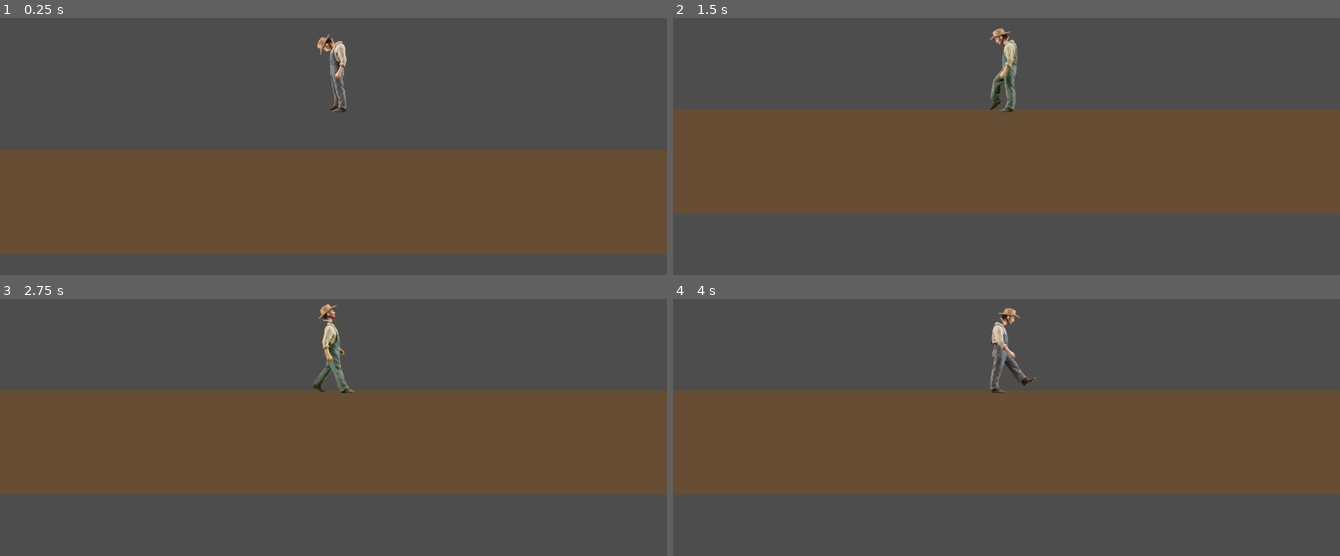
Above: before the commit, frames 1-4 (two rows, left to right).
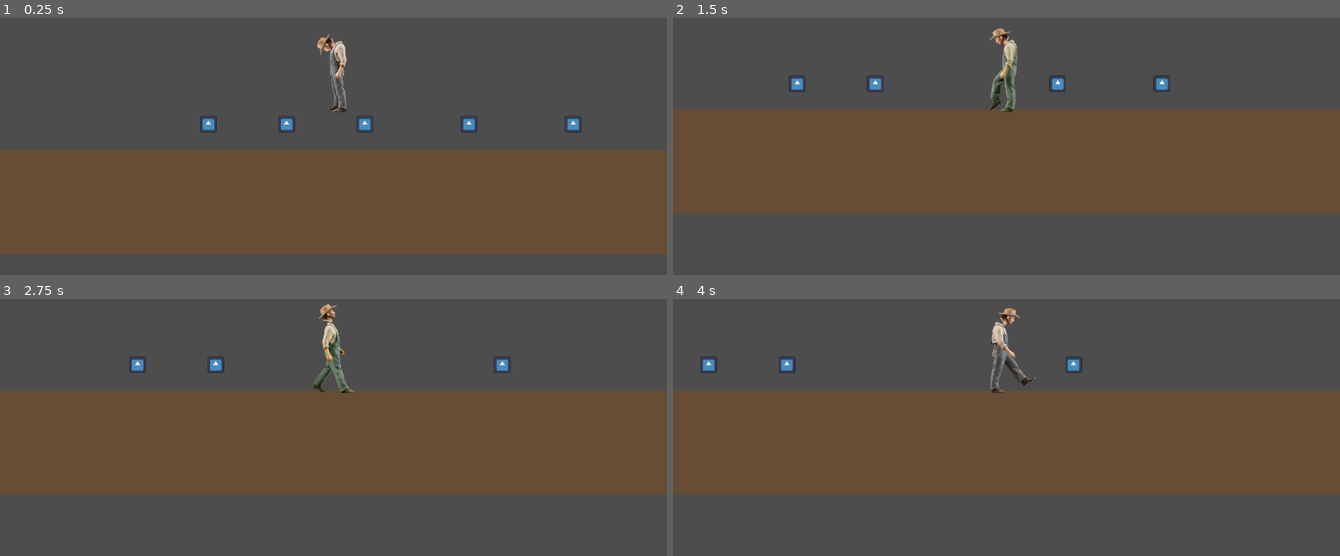
Above: after the commit, the same moments.

Repository: LouisZCode/mechanics_tests
Game: Godot game, scene res://scenes/main.tscn
Two runs of this game, one before a commit and one after it. Both use one fixed random seed, a clock stepped at 60 frames per second and the inputs below. The engine's default icon, where the game draws it, is replaced by a stand-in: a white triangle on a blue panel in a dark square.
Inputs (mouse positions are in pixels of both pictures, inside the frame that each line leads up to):
- Up to frame 1 (0.25 s): no input
- Up to frame 2 (1.5 s): move the mouse to (1153, 95) at 0.52 s; hold Right (ui_right) from 0.53 s (still down); tap F (interact, bound only after the commit) at 0.6, 1.35 s; move the mouse to (873, 136) at 1.27 s
- Up to frame 3 (2.75 s): move the mouse to (400, 304) at 2.02 s; release Right (ui_right) at 2.03 s; hold Left (ui_left) from 2.03 s (still down); tap F (interact, bound only after the commit) at 2.1 s
- Up to frame 4 (4 s): move the mouse to (973, 478) at 2.77 s; release Left (ui_left) at 2.78 s; hold Right (ui_right) from 2.78 s (still down); tap F (interact, bound only after the commit) at 2.85, 3.6 s; move the mouse to (1206, 458) at 3.52 s

The runs differ from the first frame. In frame 1, 0.5% of the frame differs, in the area x 30-88%, y 38-45%; in frame 2, 0.4%; in frame 3, 0.3%; in frame 4, 0.3%.

Commit message:
feature: Base Item Pickup Mechanic done

Diff:
--- a/project.godot
+++ b/project.godot
@@ -64,6 +64,12 @@
 "events": [Object(InputEventKey,"resource_local_to_scene":false,"resource_name":"","device":-1,"window_id":0,"alt_press …(192 unchanged characters)…
 ]
 }
+interact={
+"deadzone": 0.2,
+"events": [Object(InputEventKey,"resource_local_to_scene":false,"resource_name":"","device":-1,"window_id":0,"alt_pressed":false,"shift_pressed":false,"ctrl_pressed":false,"meta_pressed":false,"pressed":false,"keycode":0,"physical_keycode":70,"key_label":0,"unicode":102,"location":0,"echo":false,"script":null)
+, Object(InputEventJoypadButton,"resource_local_to_scene":false,"resource_name":"","device":0,"button_index":0,"pressure":0.0,"pressed":false,"script":null)
+]
+}
 
 [rendering]
 
--- a/scenes/main.tscn
+++ b/scenes/main.tscn
@@ -1,6 +1,7 @@
-[gd_scene load_steps=2 format=3 uid="uid://be6q7jfn843n8"]
+[gd_scene load_steps=3 format=3 uid="uid://be6q7jfn843n8"]
 
 [ext_resource type="PackedScene" uid="uid://6s6offppodr7" path="res://scenes/player.tscn" id="1_player"]
+[ext_resource type="PackedScene" uid="uid://bq6j7r8s9t4u2" path="res://scenes/pickable_item.tscn" id="2_pickable_item"]
 
 [node name="main" type="Node2D"]
 
@@ -37,3 +38,18 @@
 
 [node name="Player" parent="." instance=ExtResource("1_player")]
 position = Vector2(640, 400)
+
+[node name="PickableItem1" parent="." instance=ExtResource("2_pickable_item")]
+position = Vector2(400, 450)
+
+[node name="PickableItem2" parent="." instance=ExtResource("2_pickable_item")]
+position = Vector2(700, 450)
+
+[node name="PickableItem3" parent="." instance=ExtResource("2_pickable_item")]
+position = Vector2(900, 450)
+
+[node name="PickableItem4" parent="." instance=ExtResource("2_pickable_item")]
+position = Vector2(550, 450)
+
+[node name="PickableItem5" parent="." instance=ExtResource("2_pickable_item")]
+position = Vector2(1100, 450)
--- /dev/null
+++ b/scenes/pickable_item.tscn
@@ -0,0 +1,19 @@
+[gd_scene load_steps=3 format=3 uid="uid://bq6j7r8tat4u2"]
+
+[ext_resource type="Script" path="res://scripts/pickable_item.gd" id="1_pickable_script"]
+[ext_resource type="Texture2D" uid="uid://da6yytu5q3gyt" path="res://icon.svg" id="2_icon"]
+
+[sub_resource type="CircleShape2D" id="CircleShape2D_item"]
+radius = 30.0
+
+[node name="PickableItem" type="Area2D"]
+collision_layer = 4
+collision_mask = 0
+script = ExtResource("1_pickable_script")
+
+[node name="Sprite2D" type="Sprite2D" parent="."]
+scale = Vector2(0.25, 0.25)
+texture = ExtResource("2_icon")
+
+[node name="CollisionShape2D" type="CollisionShape2D" parent="."]
+shape = SubResource("CircleShape2D_item")
--- a/scenes/player.tscn
+++ b/scenes/player.tscn
@@ -10,6 +10,7 @@
 [ext_resource type="Texture2D" uid="uid://dfyuu16n3yslf" path="res://assets/player_assets/arm_sprite.png" id="7_arm"]
 [ext_resource type="Script" path="res://scripts/mechanics/movement_mechanic.gd" id="8_movement_mechanic"]
 [ext_resource type="Script" path="res://scripts/mechanics/gravity_mechanic.gd" id="9_gravity_mechanic"]
+[ext_resource type="Script" path="res://scripts/mechanics/gathering_mechanic.gd" id="10_gathering_mechanic"]
 
 [sub_resource type="AtlasTexture" id="AtlasTexture_ur7pv"]
 atlas = ExtResource("4_running")
@@ -524,6 +525,9 @@
 [sub_resource type="RectangleShape2D" id="RectangleShape2D_collision"]
 size = Vector2(50, 200)
 
+[sub_resource type="CircleShape2D" id="CircleShape2D_itemdetection"]
+radius = 100.0
+
 [node name="Player" type="CharacterBody2D"]
 script = ExtResource("1_player_script")
 
@@ -561,3 +565,14 @@
 
 [node name="GravityMechanic" type="Node" parent="."]
 script = ExtResource("9_gravity_mechanic")
+
+[node name="GatheringMechanic" type="Node" parent="."]
+script = ExtResource("10_gathering_mechanic")
+
+[node name="ItemDetectionArea" type="Area2D" parent="."]
+collision_layer = 0
+collision_mask = 4
+
+[node name="CollisionShape2D" type="CollisionShape2D" parent="ItemDetectionArea"]
+position = Vector2(0, -100)
+shape = SubResource("CircleShape2D_itemdetection")
--- /dev/null
+++ b/scripts/mechanics/gathering_mechanic.gd
@@ -0,0 +1,124 @@
+class_name GatheringMechanic
+extends Node
+
+## Handles gathering/picking up items in the world
+
+signal item_gathered(item_type: String, quantity: int)
+signal nearest_item_changed(item: Area2D)
+
+@export var gather_range = 100.0
+@export var gather_cooldown = 0.2
+
+var player: CharacterBody2D
+var detection_area: Area2D
+var nearby_items: Array[Area2D] = []
+var nearest_item: Area2D = null
+var cooldown_timer = 0.0
+
+func _ready():
+	player = get_parent() as CharacterBody2D
+	if not player:
+		push_error("GatheringMechanic must be child of CharacterBody2D")
+		return
+
+	# Get the ItemDetectionArea (will be added as sibling)
+	call_deferred("_setup_detection_area")
+
+func _setup_detection_area():
+	detection_area = player.get_node_or_null("ItemDetectionArea")
+	if detection_area:
+		detection_area.area_entered.connect(_on_item_entered)
+		detection_area.area_exited.connect(_on_item_exited)
+	else:
+		push_warning("ItemDetectionArea not found on player. Add it to player.tscn")
+
+func _on_item_entered(area: Area2D):
+	"""Track items that enter detection range"""
+	if area.is_in_group("pickable"):
+		nearby_items.append(area)
+		_update_nearest_item()
+
+func _on_item_exited(area: Area2D):
+	"""Remove items that leave detection range"""
+	if area in nearby_items:
+		nearby_items.erase(area)
+		_update_nearest_item()
+
+func _update_nearest_item():
+	"""Find the closest item to the player"""
+	var previous_nearest = nearest_item
+	nearest_item = null
+	var closest_distance = gather_range
+
+	for item in nearby_items:
+		if not is_instance_valid(item):
+			nearby_items.erase(item)
+			continue
+
+		var distance = player.global_position.distance_to(item.global_position)
+		if distance < closest_distance:
+			closest_distance = distance
+			nearest_item = item
+
+	# Emit signal if nearest item changed
+	if nearest_item != previous_nearest:
+		nearest_item_changed.emit(nearest_item)
+
+func can_activate() -> bool:
+	"""Check if we can gather an item"""
+	return cooldown_timer <= 0.0 and nearest_item != null and is_instance_valid(nearest_item)
+
+func execute(delta: float):
+	"""Main gathering logic - called every frame"""
+	# Update cooldown
+	if cooldown_timer > 0:
+		cooldown_timer -= delta
+
+	# Update nearest item each frame
+	_update_nearest_item()
+
+	# Check for gather input
+	if Input.is_action_just_pressed("interact"):
+		if can_activate():
+			gather_item(nearest_item)
+
+func gather_item(item: Area2D):
+	"""Pick up an item"""
+	if not is_instance_valid(item):
+		return
+
+	# Get item data
+	var item_type = "unknown"
+	var quantity = 1
+
+	if item.has_method("get_item_type"):
+		item_type = item.get_item_type()
+	if item.has_method("get_quantity"):
+		quantity = item.get_quantity()
+
+	# Notify item it's been picked up
+	if item.has_method("pickup"):
+		item.pickup()
+
+	# Emit signal
+	item_gathered.emit(item_type, quantity)
+
+	# Remove from tracking
+	if item in nearby_items:
+		nearby_items.erase(item)
+
+	# Start cooldown
+	cooldown_timer = gather_cooldown
+
+	# Update nearest item
+	_update_nearest_item()
+
+	print("Gathered: %s x%d" % [item_type, quantity])
+
+func is_active() -> bool:
+	"""Check if this mechanic is currently active"""
+	return nearest_item != null
+
+func get_nearest_item() -> Area2D:
+	"""Get the currently nearest pickable item"""
+	return nearest_item
--- /dev/null
+++ b/scripts/pickable_item.gd
@@ -0,0 +1,46 @@
+class_name PickableItem
+extends Area2D
+
+## A pickable item that can be gathered by the player
+
+signal picked_up(item_type: String, quantity: int)
+
+@export var item_type: String = "resource"
+@export var quantity: int = 1
+@export var highlight_when_near: bool = true
+
+@onready var sprite: Sprite2D = $Sprite2D
+
+var is_highlighted = false
+
+func _ready():
+	# Add to pickable group so GatheringMechanic can detect it
+	add_to_group("pickable")
+
+	# Set collision layers
+	collision_layer = 4  # Layer 4 for items
+	collision_mask = 0   # Don't detect anything
+
+func get_item_type() -> String:
+	"""Return the type of this item"""
+	return item_type
+
+func get_quantity() -> int:
+	"""Return the quantity of this item"""
+	return quantity
+
+func pickup():
+	"""Called when this item is picked up"""
+	picked_up.emit(item_type, quantity)
+	queue_free()
+
+func set_highlighted(highlighted: bool):
+	"""Visual feedback when player is near"""
+	if not highlight_when_near or not sprite:
+		return
+
+	is_highlighted = highlighted
+	if highlighted:
+		sprite.modulate = Color(1.5, 1.5, 1.5, 1.0)  # Brighten
+	else:
+		sprite.modulate = Color(1.0, 1.0, 1.0, 1.0)  # Normal
--- a/scripts/player.gd
+++ b/scripts/player.gd
@@ -12,9 +12,19 @@
 # Mechanics (these will be added as child nodes in the scene)
 @onready var movement: MovementMechanic = $MovementMechanic
 @onready var gravity_mechanic: GravityMechanic = $GravityMechanic
+@onready var gathering: GatheringMechanic = $GatheringMechanic
 
 # State
 var is_aiming = false
+
+func _ready():
+	# Connect gathering signals
+	gathering.item_gathered.connect(_on_item_gathered)
+
+func _on_item_gathered(item_type: String, quantity: int):
+	"""Handle when an item is gathered"""
+	print("Player gathered: %s x%d" % [item_type, quantity])
+	# TODO: Add to inventory when inventory system is implemented
 
 func _physics_process(delta):
 	# Handle aiming
@@ -38,6 +48,7 @@
 	# Execute mechanics
 	gravity_mechanic.execute(delta)
 	var movement_state = movement.execute(delta, not is_aiming)
+	gathering.execute(delta)
 
 	# Apply physics
 	move_and_slide()
Not shown, added: scripts/mechanics/gathering_mechanic.gd.uid
Not shown, added: scripts/pickable_item.gd.uid
